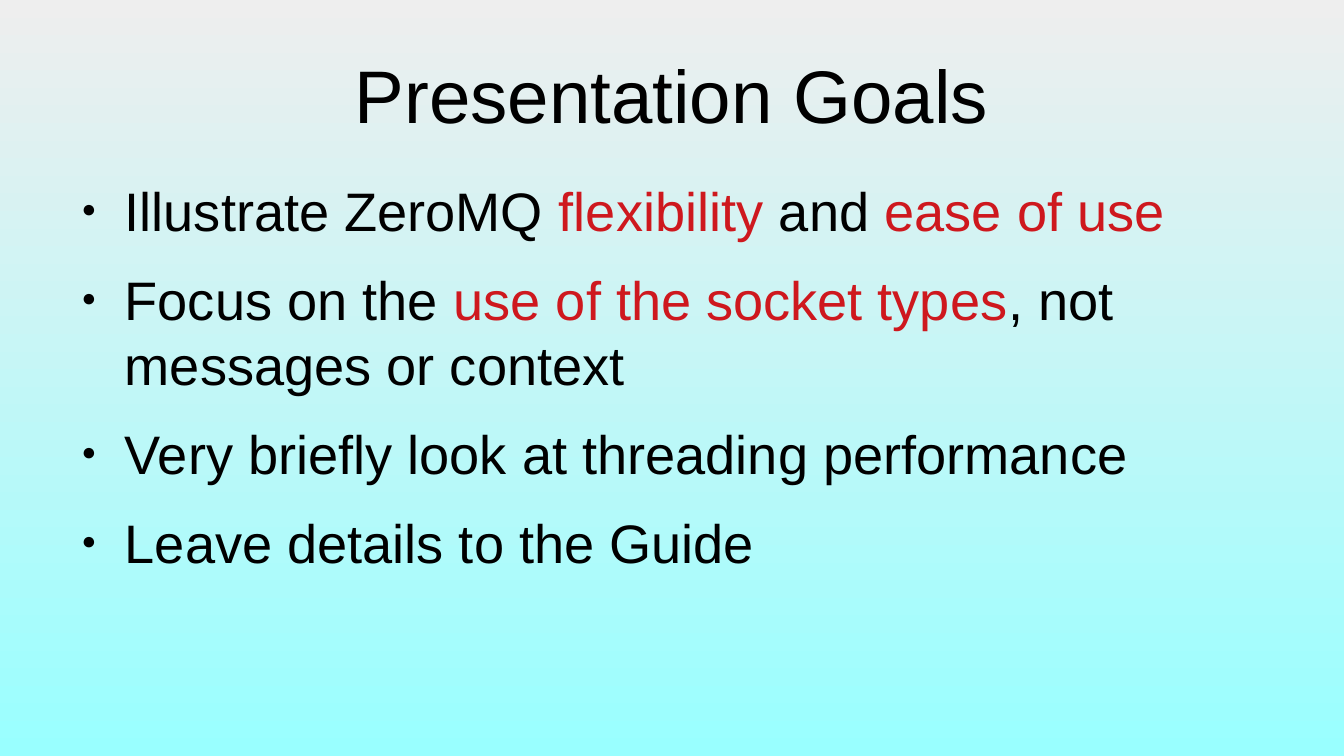
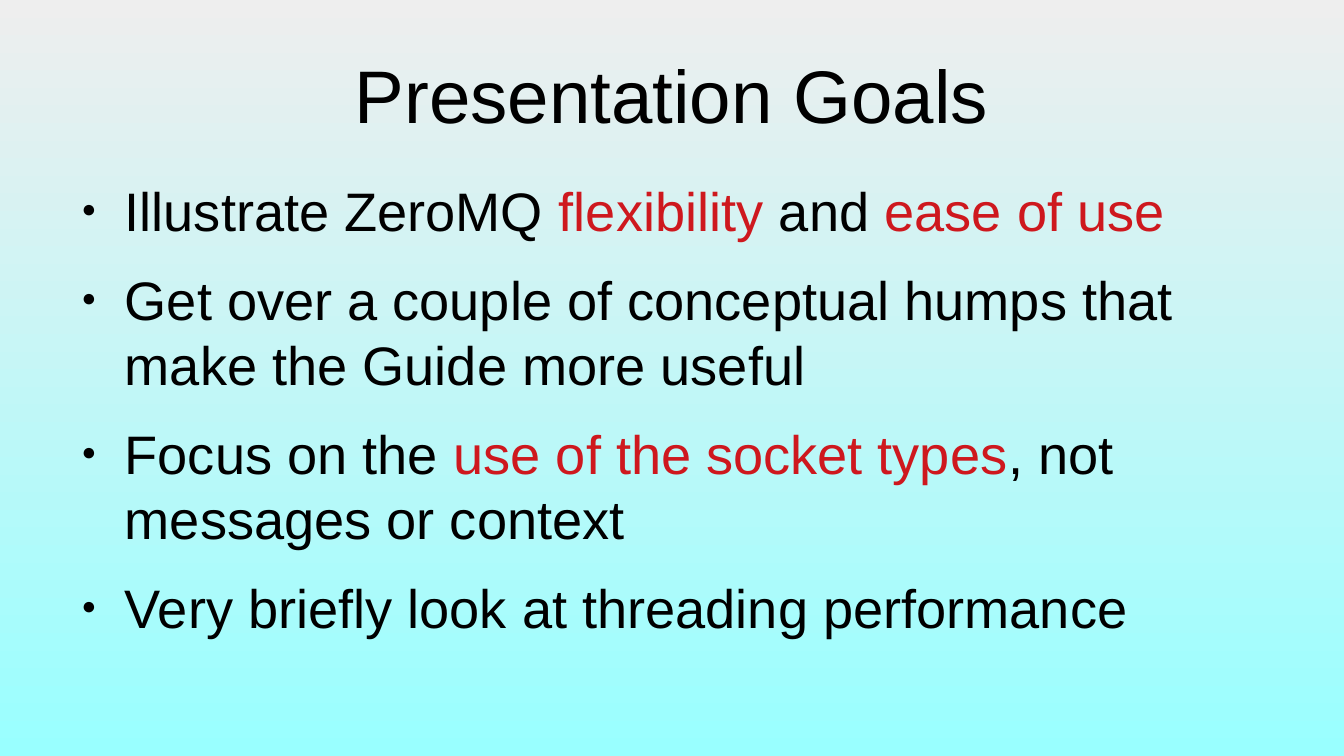
Before and after one commit to dllaurence/zeromq-presentation, a slide deck: slide 7 of presentation.odp. Drawn at 1344x756 pixels with LibreOffice and Linux fonts; fonts in the diff are those of the drawing. Boxes give left, top, right and bottom in pixels: in the first picture for what was removed or moved away, otherwise in the second. Text is boxed around its words. In the diff, an @@ line names an element or a change of style, - is before the commit and + after.

Commit message:
Tweak slides

```diff
--- a/presentation.odp
+++ b/presentation.odp
@@ text at bbox=[125, 280, 1172, 386]: paragraph added @@
+● Get over a couple of conceptual humps that make the Guide more useful
@@ text at bbox=[125, 523, 754, 564]: paragraph removed @@
-● Leave details to the Guide
```
Also in this commit, not shown: 2 other slides changed, 1 slide added.
